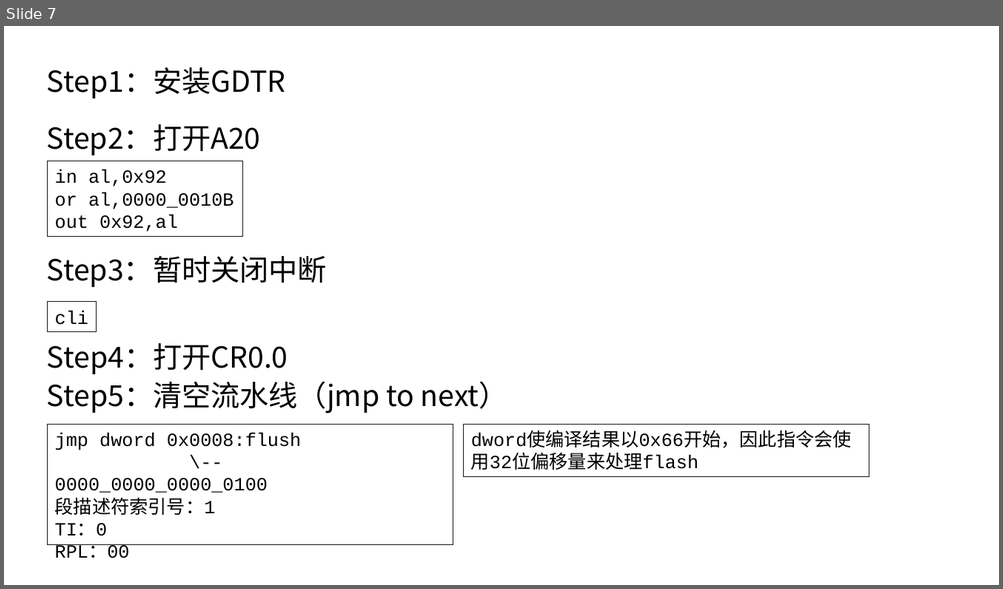
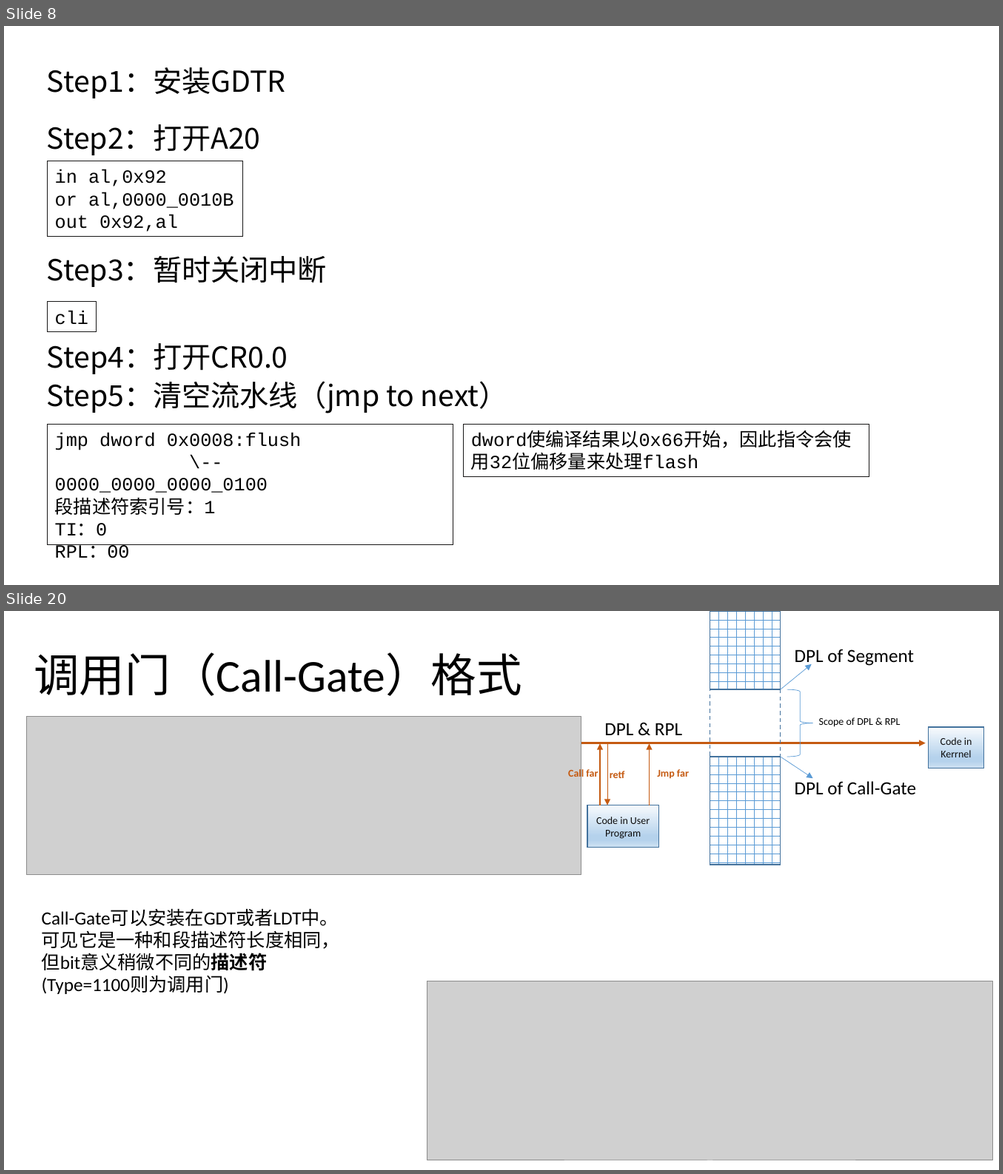
Before and after one commit to at0x7c00/mykernel, a slide deck: ppts/x86.pptx. Shown one above the other, each under a label of ours: slide 7 before the commit, slides 8 and 20 after it; the slides between them are not shown. The pictures are 1003x589 and 1003x1174 pixels, drawn with LibreOffice and Linux fonts; fonts in the diff are those of the drawing; grey boxes stand for pictures. Boxes give left, top, right and bottom in pixels: in the first picture for what was removed or moved away, otherwise in the second. Text is boxed around its words. In the diff, an @@ line names an element or a change of style, - is before the commit and + after.

Commit message:
update ppt

```diff
--- a/ppts/x86.pptx
+++ b/ppts/x86.pptx
@@ slide 20 added at (4, 611, 999, 1170), background #FFFFFF @@
@@ rectangle added at (710, 611, 780, 689), fill pattern #5B9BD5 on #FFFFFF, outline #43739E 1 pt @@
@@ title added at (34, 652, 522, 696), 44 pt, text #000000 @@
+调用门（Call-Gate）格式
@@ text added at (794, 649, 913, 667), 18 pt, text #000000 @@
+DPL of Segment
@@ arrow added from (780, 689) to (811, 664), #5B9BD5 0.5 pt @@
@@ rectangle added at (710, 689, 780, 757), outline #43739E 1 pt dashed @@
@@ right brace added at (787, 689, 813, 757), outline #5B9BD5 0.5 pt @@
@@ picture added at (26, 716, 581, 874) @@
@@ text added at (819, 718, 900, 727), 10 pt, text #000000 @@
+Scope of DPL & RPL
@@ arrow added from (581, 743) to (925, 743), #C55A11 2 pt @@
@@ arrow added from (600, 806) to (600, 743), #C55A11 1.25 pt @@
@@ text added at (604, 723, 682, 735), 18 pt, text #000000 @@
+DPL & RPL
@@ arrow added from (649, 806) to (649, 743), #C55A11 1.25 pt @@
@@ rectangle added at (928, 727, 984, 769), fill gradient #F7FAFD to #B5D2EC to #CEE1F2, outline #43739E 1 pt, 10 pt, text #0D0D0D @@
+Code in Kerrnel
@@ arrow added from (608, 744) to (608, 806), #C55A11 0.5 pt @@
@@ rectangle added at (710, 757, 780, 865), fill pattern #5B9BD5 on #FFFFFF, outline #43739E 1 pt @@
@@ arrow added from (780, 757) to (813, 778), #5B9BD5 0.5 pt @@
@@ text added at (568, 768, 597, 780), 10 pt, text #C55A11, bold @@
+Call far
@@ text added at (609, 771, 625, 778), 10 pt, text #C55A11, bold @@
+retf
@@ text added at (657, 769, 688, 779), 10 pt, text #C55A11, bold @@
+Jmp far
@@ text added at (794, 781, 916, 795), 18 pt, text #000000 @@
+DPL of Call-Gate
@@ rectangle added at (587, 806, 659, 849), fill gradient #F7FAFD to #B5D2EC to #CEE1F2, outline #43739E 1 pt, 10 pt, text #0D0D0D @@
+Code in User Program
@@ text added at (42, 909, 340, 994), 18 pt, text #000000 @@
+Call-Gate可以安装在GDT或者LDT中。可见它是一种和段描述符长度相同，但bit意义稍微不同的描述符
+(Type=1100则为调用门)
@@ picture added at (427, 981, 993, 1161) @@
@@ what was slide 7 is now slide 8 @@
```
Also in this commit, not shown: 16 other slides added.
